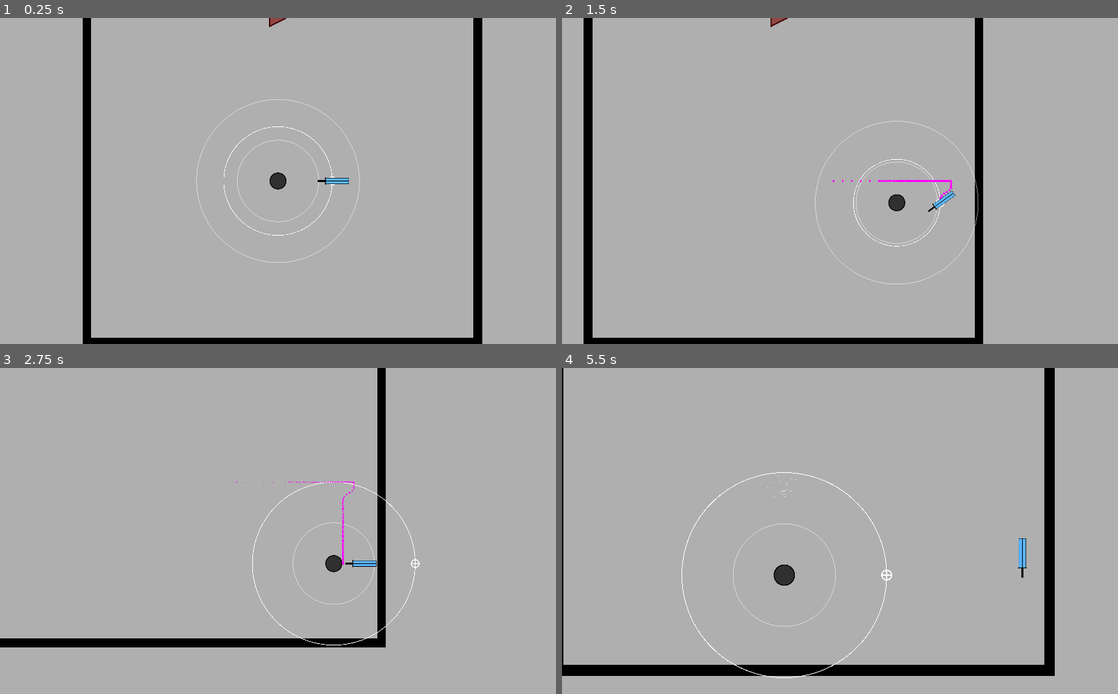
Above: before the commit, frames 1-4 (two rows, left to right).
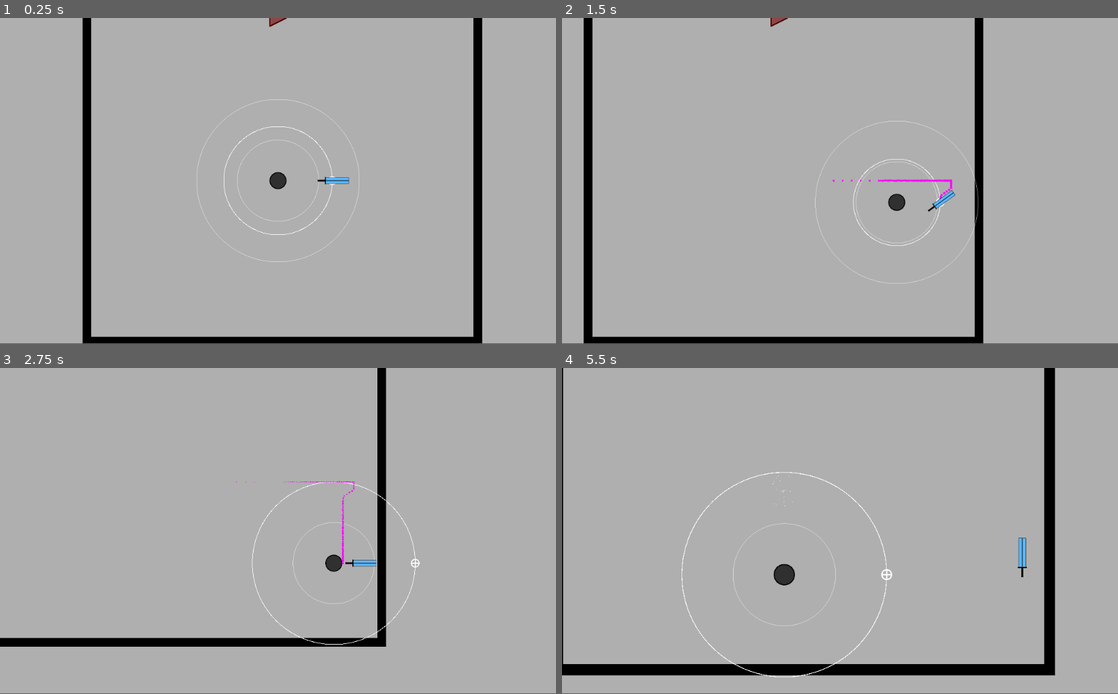
Above: after the commit, the same moments.

Repository: Izook/psychic-blade
Game: Godot game, scene res://scenes/main/main.tscn
Two runs of this game, one before a commit and one after it. Both use one fixed random seed, a clock stepped at 60 frames per second and the inputs below.
Inputs:
- Up to frame 1 (0.25 s): no input
- Up to frame 2 (1.5 s): tap Enter at 0.5 s; hold Right (move_right) 0.53-1.28 s; hold Space (dash) 0.53-1.28 s; hold Down (move_down) from 1.28 s (still down); tap S (pull_in) at 1.35 s
- Up to frame 3 (2.75 s): release Down (move_down) at 2.03 s; hold Right (move_right) from 2.03 s (still down); hold W (push_out) from 2.03 s (still down)
- Up to frame 4 (5.5 s): release Right (move_right) at 2.78 s; release W (push_out) at 2.78 s; hold Up (move_up) 2.78-3.53 s; tap Shift (toggle_blade_release) at 2.85 s; hold Q (zoom_in) 3.53-4.28 s; hold Left (move_left) 3.53-5.03 s; tap E (zoom_out) at 4.35 s; hold Down (move_down) from 5.03 s (still down); hold Space (dash) from 5.03 s (still down)
In our replay, the window is 800x469 before the commit and 800x468 after it. These sizes can differ from the game's own. Grey fills any space a smaller window leaves; there, only what the larger window draws over its background counts as a difference.

The runs differ from the first frame. In frame 1, 1.2% of the frame differs, in the area x 0-100%, y 0-100%; in frame 2, 1.3%; in frame 3, 0.9%; in frame 4, 1.2%.

Commit message:
Fix window settings

Diff:
--- a/project.godot
+++ b/project.godot
@@ -30,13 +30,6 @@
 gdscript/warnings/unsafe_method_access=true
 gdscript/warnings/unsafe_cast=true
 gdscript/warnings/unsafe_call_argument=true
-
-[display]
-
-window/size/borderless=true
-window/size/fullscreen=true
-window/stretch/mode="2d"
-window/stretch/aspect="keep_width"
 
 [input]
 
